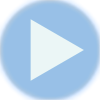
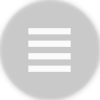
Layer changes from the first 100×100 image to the second:
showed "grey overlay" over (0, 0, 100, 100)
hid "blue overlay" over (0, 0, 100, 100)
hid "resume" over (30, 19, 84, 81)
showed "menu", painted on it over (28, 28, 71, 72)
